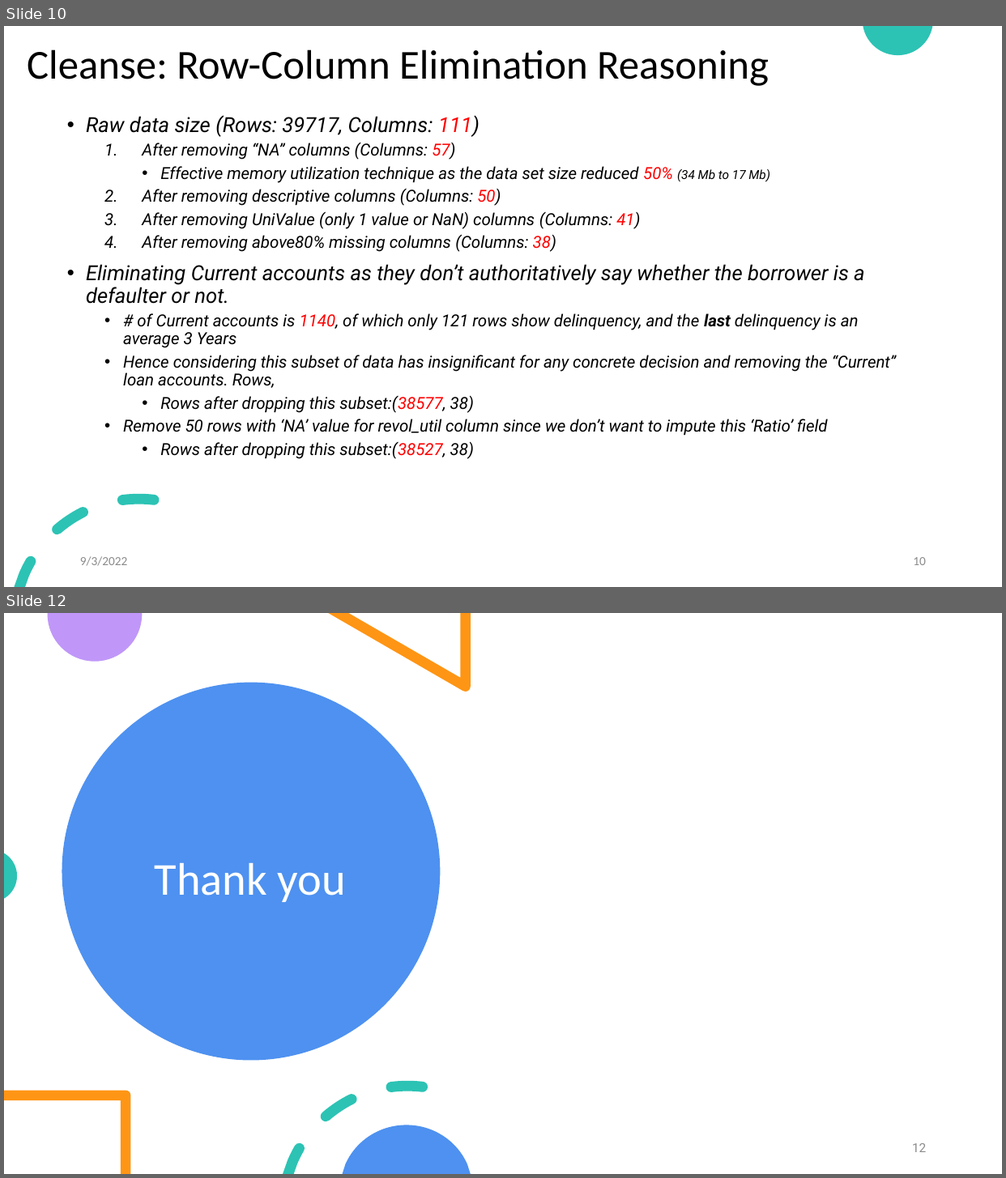
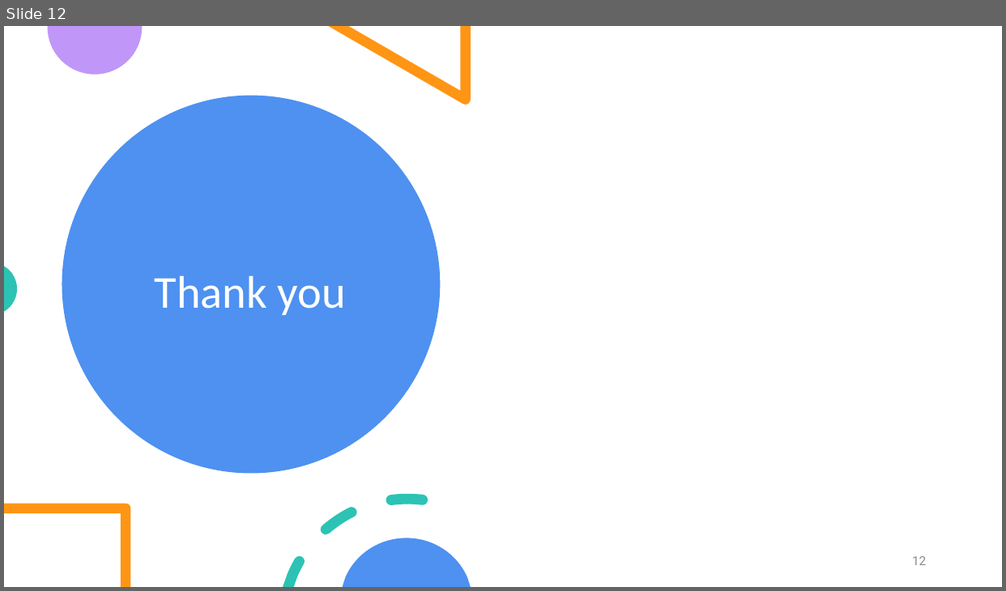
Before and after one commit to jamesrajesh76/LendingClubRiskAnalysis, a slide deck: 3. Lending Club – Case Study.pptx. Shown one above the other, each under a label of ours: slides 10 and 12 before the commit, slide 12 after it; the slides between them are not shown. The pictures are 1006x1178 and 1006x591 pixels, drawn with LibreOffice and Linux fonts; fonts in the diff are those of the drawing. Boxes give left, top, right and bottom in pixels: in the first picture for what was removed or moved away, otherwise in the second. Text is boxed around its words. In the diff, an @@ line names an element or a change of style, - is before the commit and + after.

```diff
--- a/3. Lending Club – Case Study.pptx
+++ b/3. Lending Club – Case Study.pptx
@@ slide 10 removed at [4,26,1002,587], background #FFFFFF @@
@@ title removed at [27,49,769,86] @@
-Cleanse: Row-Column Elimination Reasoning
@@ freeform shape removed at [863,26,933,55] @@
@@ text removed at [86,115,896,459] @@
-• Raw data size (Rows: 39717, Columns: 111)
-  1. After removing “NA” columns (Columns: 57)
-    • Effective memory utilization technique as the data set size reduced 50% (34 Mb to 17 Mb)
-  2. After removing descriptive columns (Columns: 50)
-  3. After removing UniValue (only 1 value or NaN) columns (Columns: 41)
-  4. After removing above80% missing columns (Columns: 38)
-• Eliminating Current accounts as they don’t authoritatively say whether the borrower is a defaulter or not.
-  • # of Current accounts is 1140, of which only 121 rows show delinquency, and the last delinquency is an average 3 Years
-  • Hence considering this subset of data has insignificant for any concrete decision and removing the “Current” loan accounts. Rows,
-    • Rows after dropping this subset:(38577, 38)
-  • Remove 50 rows with ‘NA’ value for revol_util column since we don’t want to impute this ‘Ratio’ field
-    • Rows after dropping this subset:(38527, 38)
@@ freeform shape removed at [15,494,160,587] @@
@@ text removed at [80,557,128,566] @@
-9/3/2022
@@ page number removed at [913,557,926,565] @@
-10
```
Also in this commit, not shown: 8 slides changed, 3 slides added, 2 other slides removed, 3 other files.
